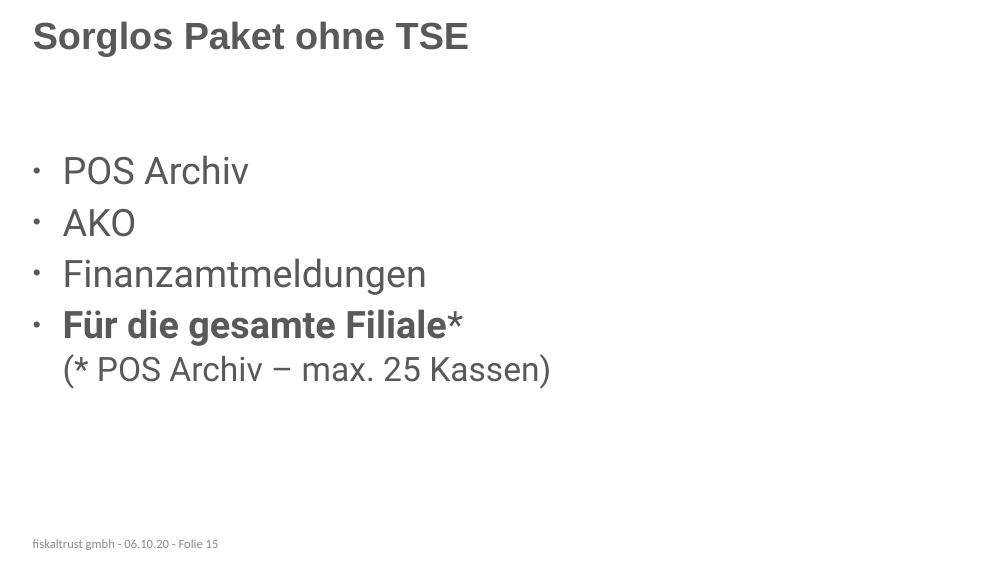
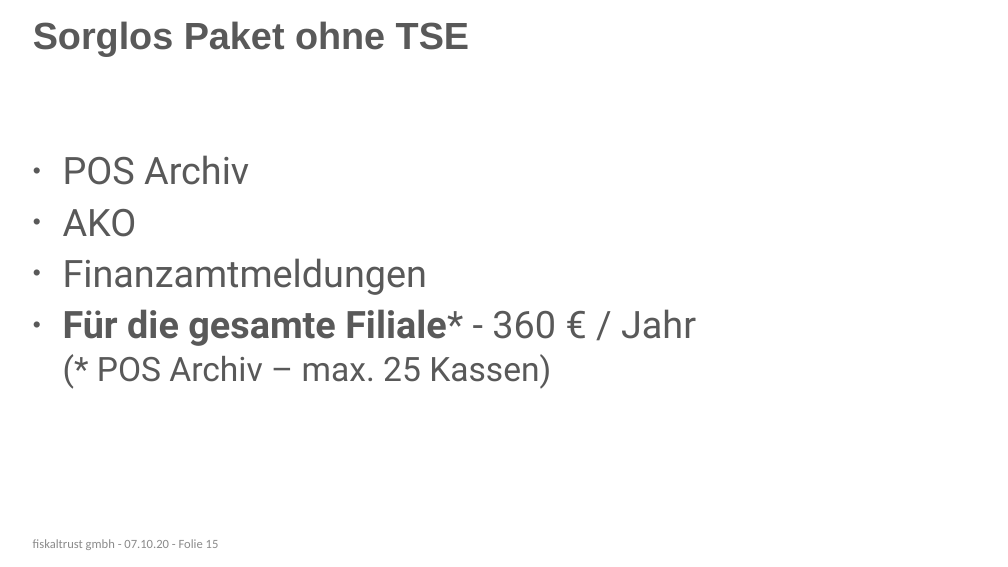
Before and after one commit to fiskaltrust/productdescription-de-doc, a slide deck: slide 15 of for-posdealers/presentation/sales/media/posdealer-sales-rollout.pptx. Drawn at 1008x567 pixels with LibreOffice and Linux fonts; fonts in the diff are those of the drawing; background and template pictures are left out. Boxes give left, top, right and bottom in pixels: in the first picture for what was removed or moved away, otherwise in the second. Text is boxed around its words. In the diff, an @@ line names an element or a change of style, - is before the commit and + after.

```diff
--- a/for-posdealers/presentation/sales/media/posdealer-sales-rollout.pptx
+++ b/for-posdealers/presentation/sales/media/posdealer-sales-rollout.pptx
@@ text at (x1=63, y1=309, x2=696, y2=346): text changed @@
-• Für die gesamte Filiale*
+• Für die gesamte Filiale* - 360 € / Jahr
@@ text at (x1=33, y1=539, x2=219, y2=550): text changed @@
-fiskaltrust gmbh - 06.10.20 - Folie 15
+fiskaltrust gmbh - 07.10.20 - Folie 15
```
Also in this commit, not shown: 5 other slides changed, 6 other files.
